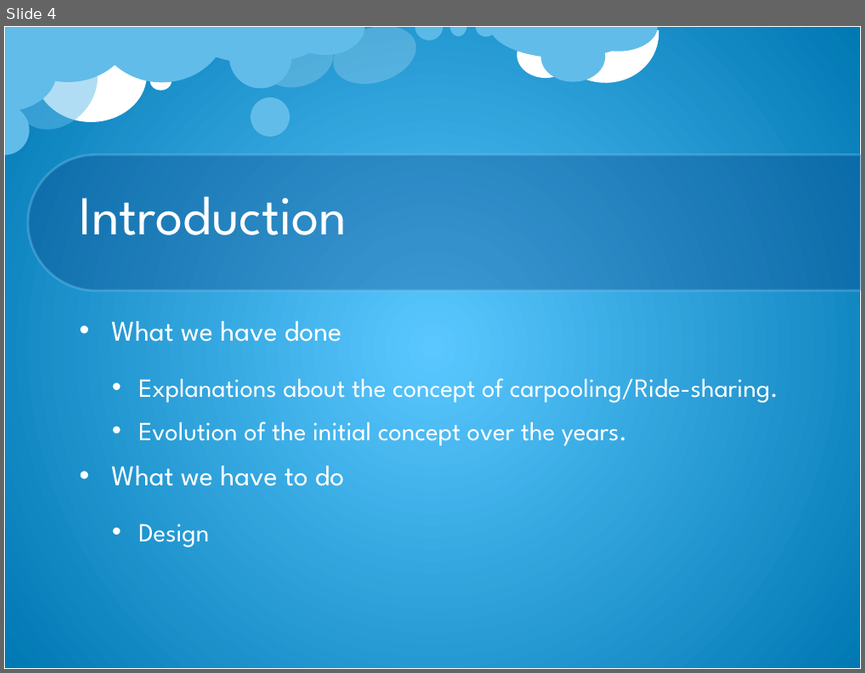
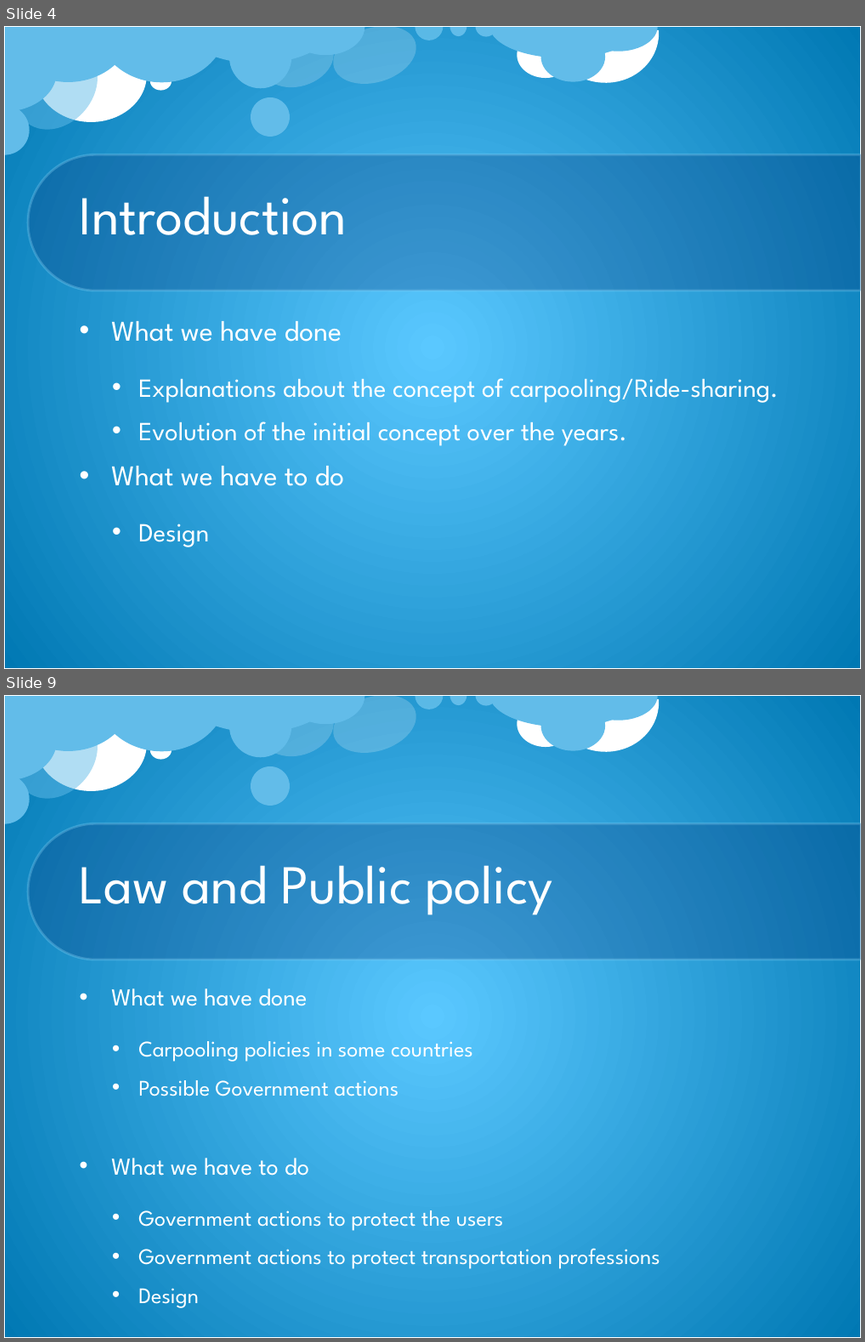
Before and after one commit to Massine/MyChe, a slide deck: Presentations/Presentation3_Progress.pptx. Shown one above the other, each under a label of ours: slide 4 before the commit, slides 4 and 9 after it; the slides between them are not shown. The pictures are 865x673 and 865x1342 pixels, drawn with LibreOffice and Linux fonts; fonts in the diff are those of the drawing; background and template pictures are left out. Boxes give left, top, right and bottom in pixels: in the first picture for what was removed or moved away, otherwise in the second. Text is boxed around its words. In the diff, an @@ line names an element or a change of style, - is before the commit and + after.

```diff
--- a/Presentations/Presentation3_Progress.pptx
+++ b/Presentations/Presentation3_Progress.pptx
@@ slide 9 added at [4, 695, 861, 1338], background picture (left out); not listed: 23 template elements that a slide beside it also shows @@
@@ title added at [80, 865, 553, 915], 46 pt, text #FFFFFF @@
+Law and Public policy
@@ text added at [111, 988, 660, 1308], 18.7 pt, text #FFFFFF @@
+• What we have done
+  • Carpooling policies in some countries
+  • Possible Government actions
+• What we have to do
+  • Government actions to protect the users
+  • Government actions to protect transportation professions
+  • Design
```
Also in this commit, not shown: 2 slides changed, 5 other slides added.
